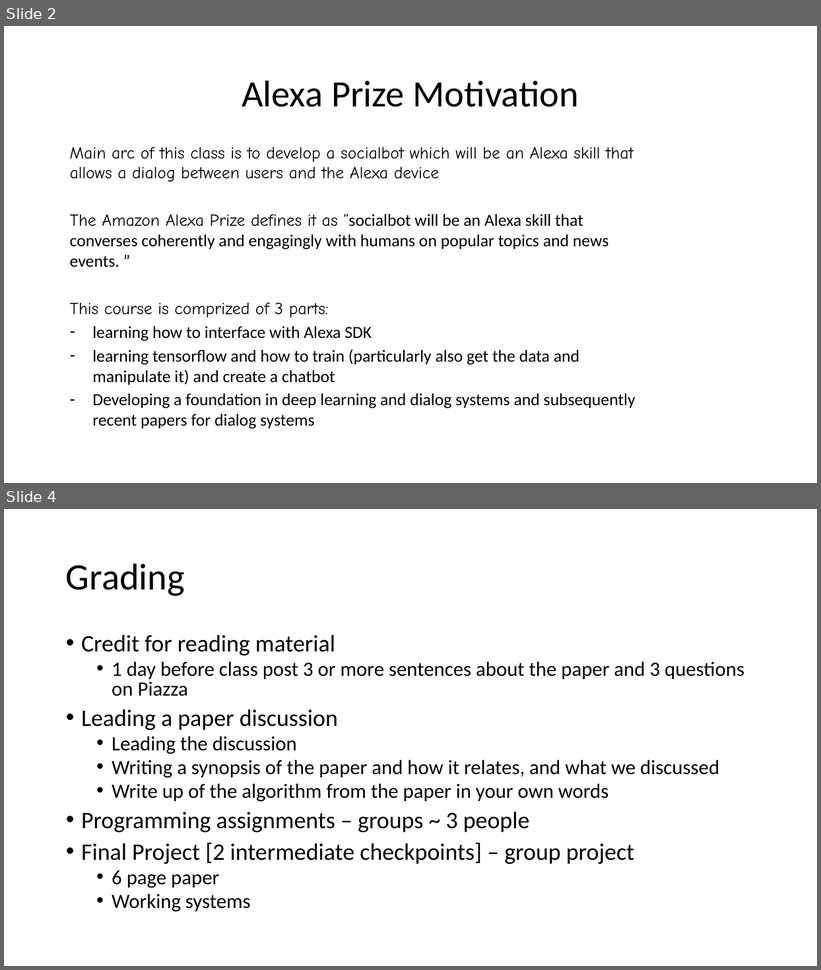
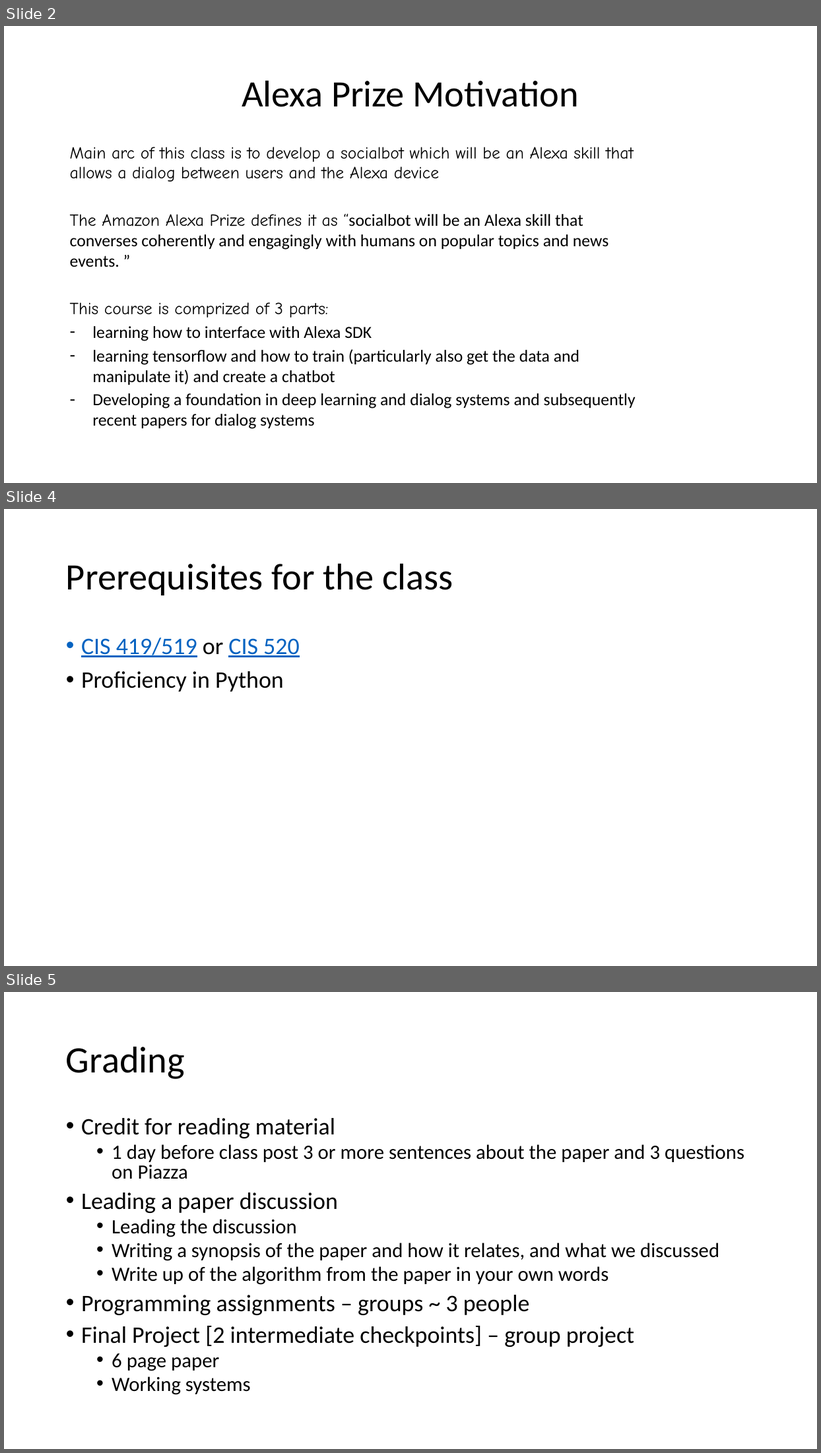
Before and after one commit to dialog-systems-class/dialog-systems-class.github.io, a slide deck: lectures/Intro.potx. Shown one above the other, each under a label of ours: slides 2 and 4 before the commit, slides 2, 4 and 5 after it; the slides between them are not shown. The pictures are 821x970 and 821x1453 pixels, drawn with LibreOffice and Linux fonts; fonts in the diff are those of the drawing. Boxes give left, top, right and bottom in pixels: in the first picture for what was removed or moved away, otherwise in the second. Text is boxed around its words. In the diff, an @@ line names an element or a change of style, - is before the commit and + after.

```diff
--- a/lectures/Intro.potx
+++ b/lectures/Intro.potx
@@ slide 4 added at (4, 509, 817, 966), background #FFFFFF @@
@@ title added at (66, 563, 453, 595), 44 pt, text #000000 @@
+Prerequisites for the class
@@ text added at (81, 638, 300, 692), 28 pt, text #000000 @@
+• CIS 419/519 or CIS 520
+• Proficiency in Python
@@ what was slide 4 is now slide 5 @@
```
Also in this commit, not shown: 2 slides changed, 1 other file.
